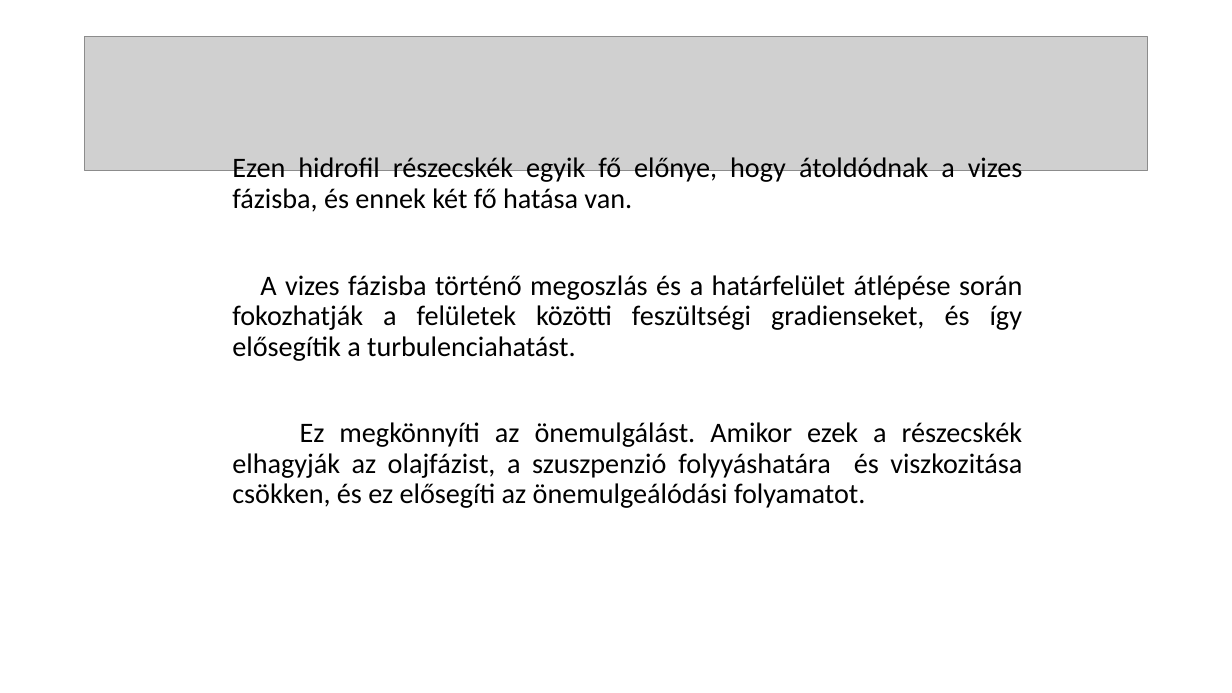
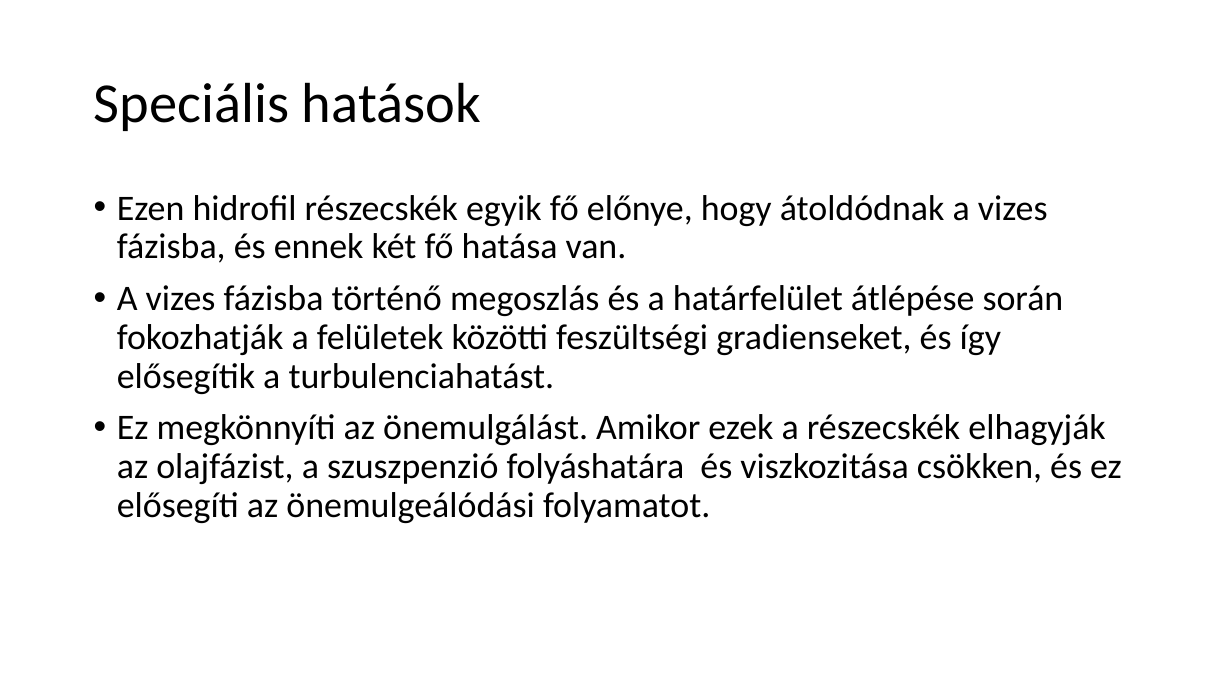
Before and after one commit to LilianaBohus/chemistry-presenations, a slide deck: slide 30 of oil-based-suspensions.ppt (slide 31 before the commit). Drawn at 1232x693 pixels with LibreOffice and Linux fonts; fonts in the diff are those of the drawing; grey boxes stand for pictures. Boxes give left, top, right and bottom in pixels: in the first picture for what was removed or moved away, otherwise in the second. Text is boxed around its words. In the diff, an @@ line names an element or a change of style, - is before the commit and + after.

```diff
--- a/oil-based-suspensions.ppt
+++ b/oil-based-suspensions.ppt
@@ picture removed at box(85, 37, 1147, 171) @@
@@ title added at box(94, 82, 481, 131), 44 pt, text #000000 @@
+Speciális hatások
@@ text "Ezen hidrofil részecskék egyik fő ...": place and size @@
-text "Ezen hidrofil részecskék egyik fő ..." at box(232, 157, 1023, 508)
+text "Ezen hidrofil részecskék egyik fő ..." at box(117, 195, 1122, 523)
@@ text at box(117, 195, 1064, 394): size 22 to 28 pt in "Ezen hidrofil részecskék egyik fő előnye, hogy ...", "A vizes fázisba történő megoszlás és a ..."; alignment justified to left; bullet none to • @@
@@ text at box(117, 414, 1122, 523): text changed; size 22 to 28 pt @@
-Ez megkönnyíti az önemulgálást. Amikor ezek a részecskék elhagyják az olajfázist, a szuszpenzió folyyáshatára és viszkozitása csökken, és ez elősegíti az önemulgeálódási folyamatot.
+• Ez megkönnyíti az önemulgálást. Amikor ezek a részecskék elhagyják az olajfázist, a szuszpenzió folyáshatára és viszkozitása csökken, és ez elősegíti az önemulgeálódási folyamatot.
```
Also in this commit, not shown: 22 other slides changed, 2 slides added, 2 slides removed.
